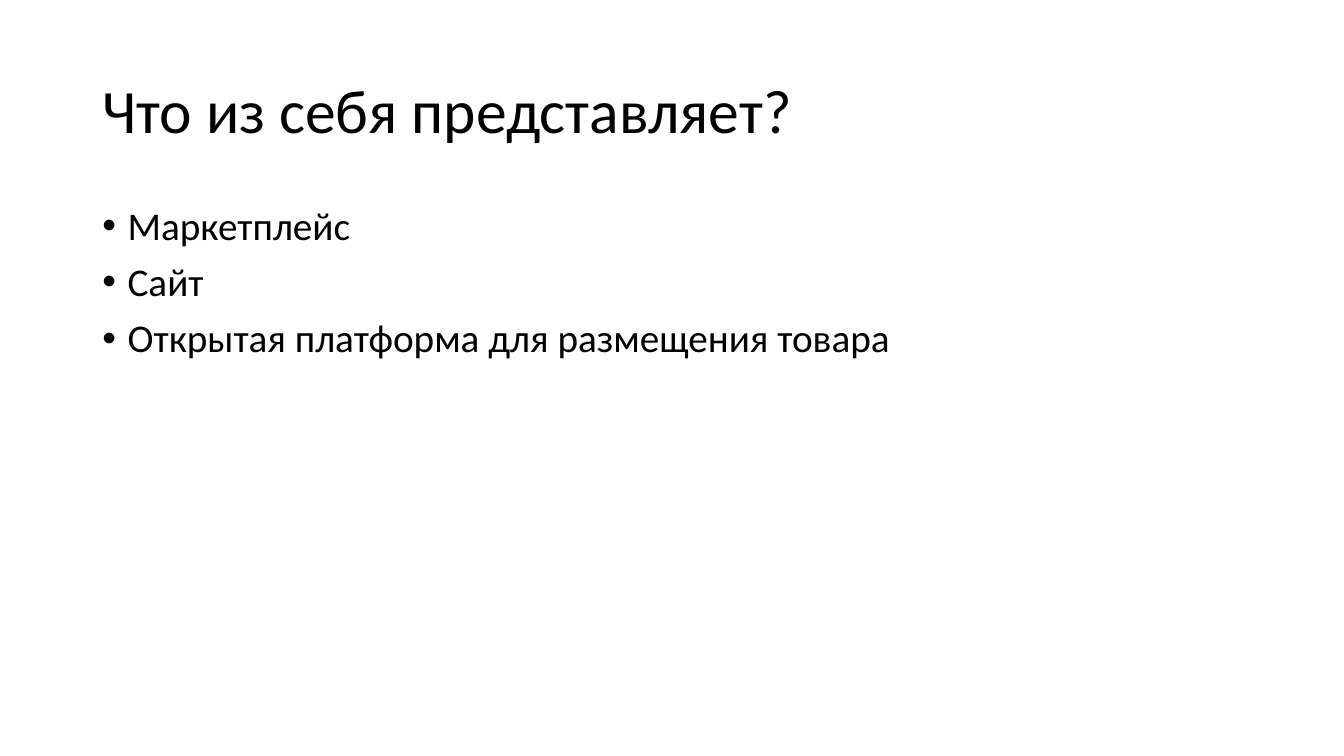
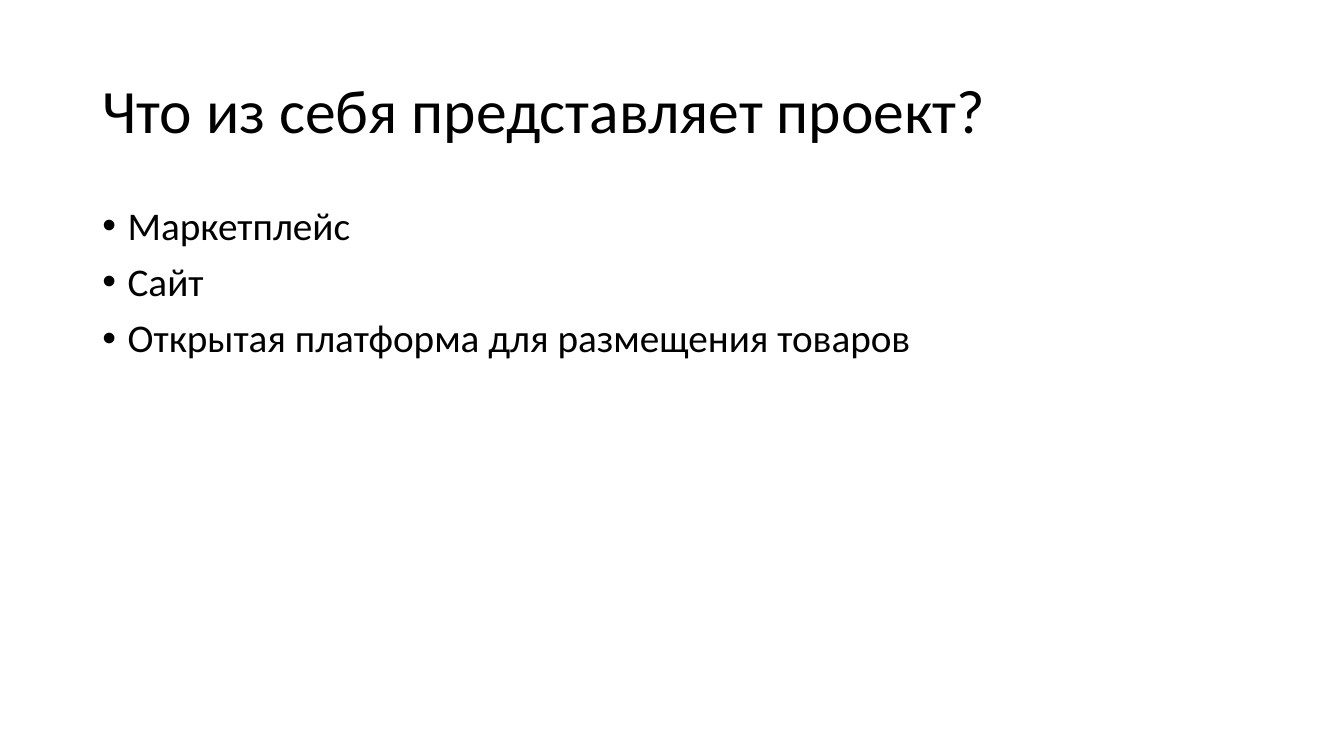
Before and after one commit to lycayan18/Zamkadishi_Marketplace, a slide deck: slide 2 of docs/Vodorod Store.pptx. Drawn at 1344x756 pixels with LibreOffice and Linux fonts; fonts in the diff are those of the drawing. Boxes give left, top, right and bottom in pixels: in the first picture for what was removed or moved away, otherwise in the second. Text is boxed around its words. In the diff, an @@ line names an element or a change of style, - is before the commit and + after.

```diff
--- a/docs/Vodorod Store.pptx
+++ b/docs/Vodorod Store.pptx
@@ title at (x1=102, y1=91, x2=985, y2=143): text changed @@
-Что из себя представляет?
+Что из себя представляет проект?
@@ text at (x1=128, y1=325, x2=910, y2=359): text changed @@
-• Открытая платформа для размещения товара
+• Открытая платформа для размещения товаров
```
Also in this commit, not shown: 5 other slides changed, 1 slide added, 1 slide removed.
